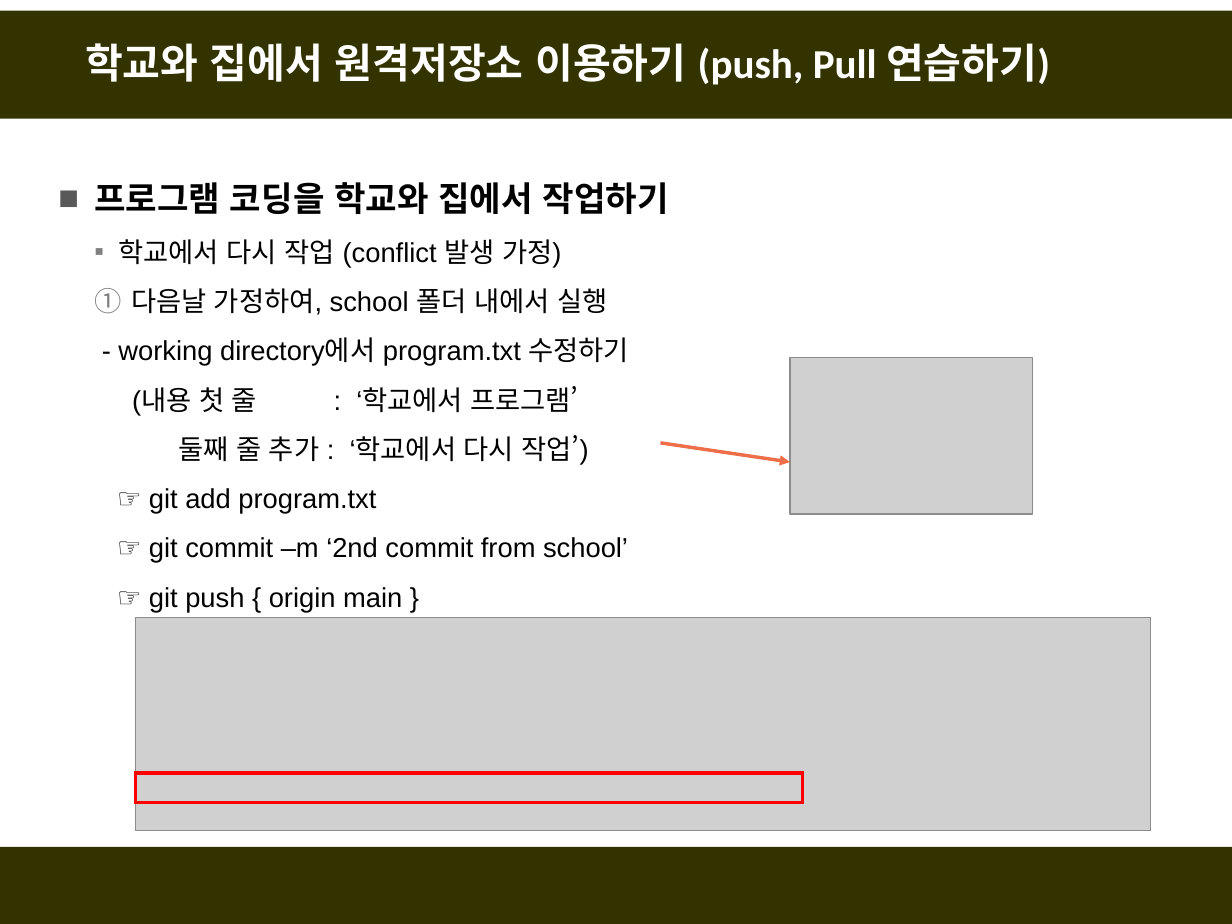
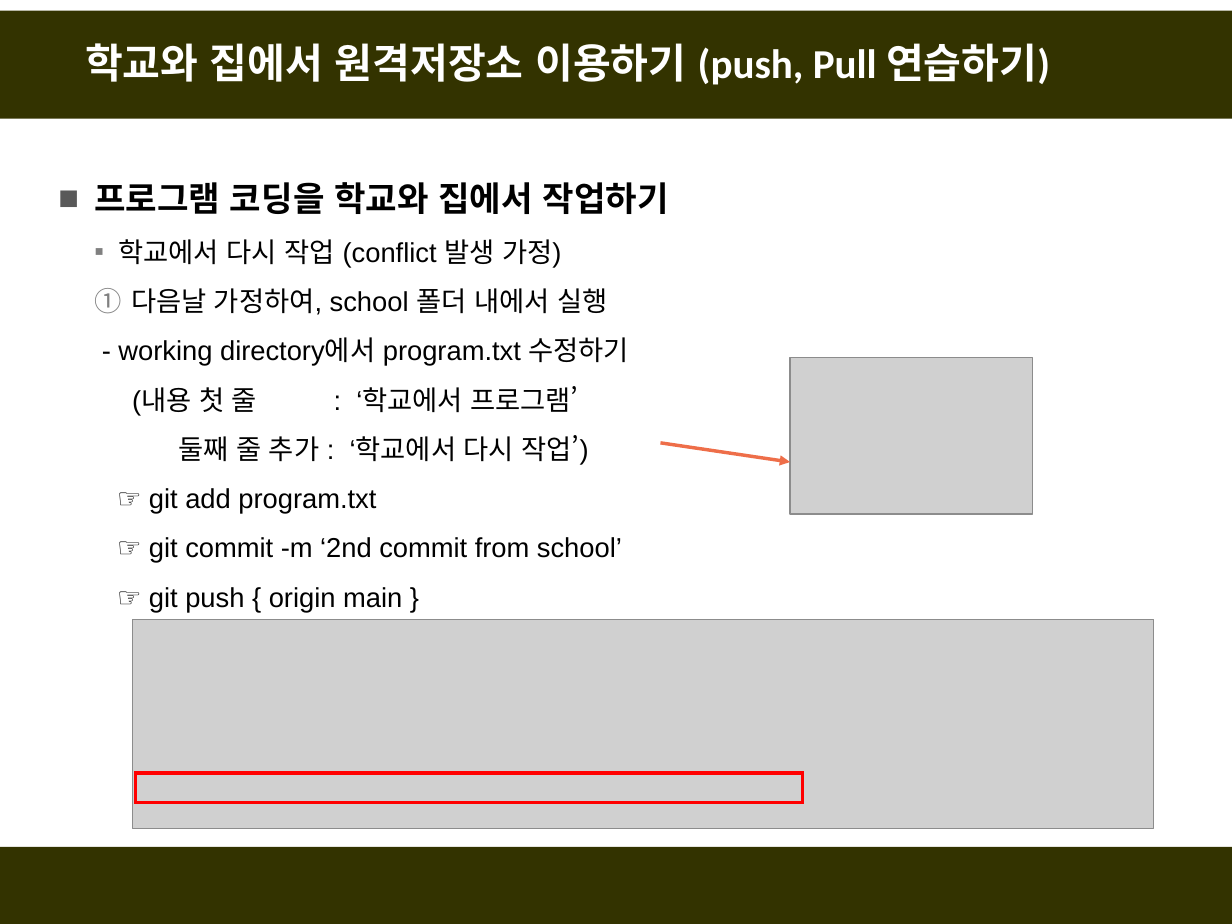
Before and after one commit to fasthill/github-lecture, a slide deck: slide 38 of git및github첫걸음2-원격저장소만들기.pptx. Drawn at 1232x924 pixels with LibreOffice and Linux fonts; fonts in the diff are those of the drawing; grey boxes stand for pictures. Boxes give left, top, right and bottom in pixels: in the first picture for what was removed or moved away, otherwise in the second. Text is boxed around its words. In the diff, an @@ line names an element or a change of style, - is before the commit and + after.

```diff
--- a/git및github첫걸음2-원격저장소만들기.pptx
+++ b/git및github첫걸음2-원격저장소만들기.pptx
@@ text at bbox=[149, 537, 622, 563]: text changed @@
-  ☞ git commit –m ‘2nd commit from school’
+  ☞ git commit -m ‘2nd commit from school’
@@ picture: place and size @@
-picture at bbox=[136, 617, 1151, 830]
+picture at bbox=[132, 620, 1153, 829]
```
Also in this commit, not shown: 7 other slides changed.
